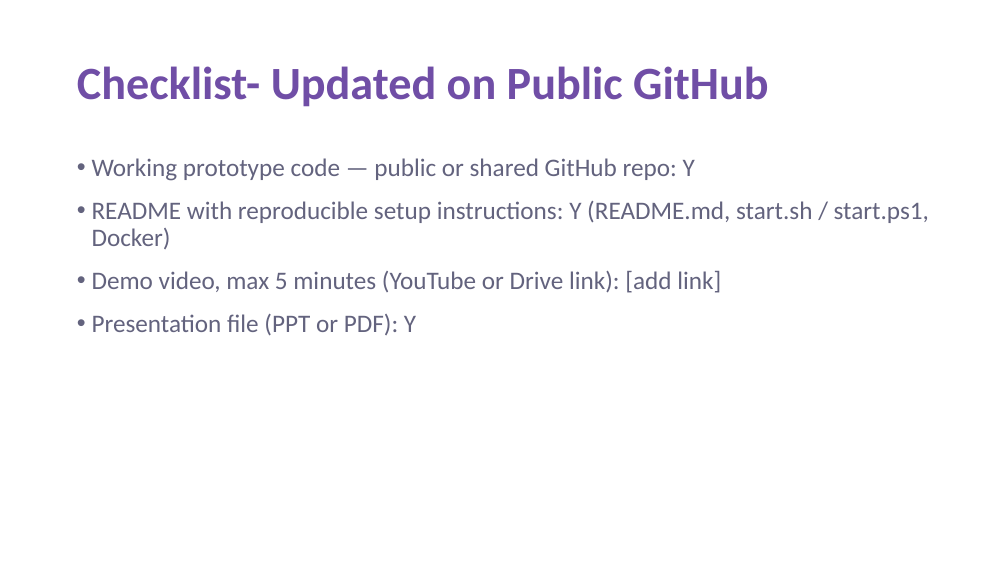
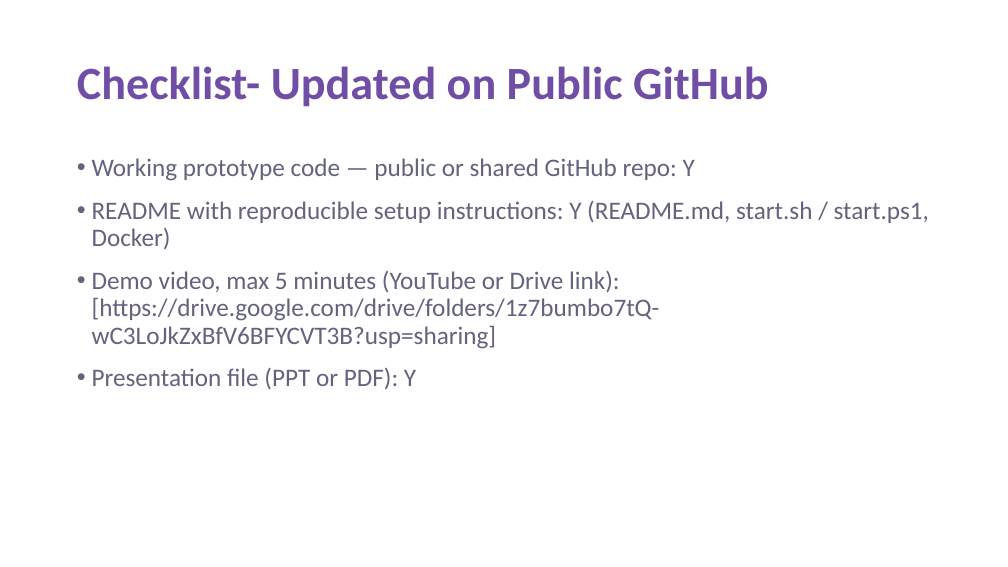
Before and after one commit to HC-2307/Smart-Guided-Troubleshooting-Engine, a slide deck: slide 11 of docs/VIT_Indie_Submission.pptx. Drawn at 1008x567 pixels with LibreOffice and Linux fonts; fonts in the diff are those of the drawing. Boxes give left, top, right and bottom in pixels: in the first picture for what was removed or moved away, otherwise in the second. Text is boxed around its words. In the diff, an @@ line names an element or a change of style, - is before the commit and + after.

```diff
--- a/docs/VIT_Indie_Submission.pptx
+++ b/docs/VIT_Indie_Submission.pptx
@@ text at box(92, 271, 660, 349): text changed @@
-• Demo video, max 5 minutes (YouTube or Drive link): [add link]
+• Demo video, max 5 minutes (YouTube or Drive link): [https://drive.google.com/drive/folders/1z7bumbo7tQ-wC3LoJkZxBfV6BFYCVT3B?usp=sharing]
```
Also in this commit, not shown: 1 other slide changed, 9 other files.
